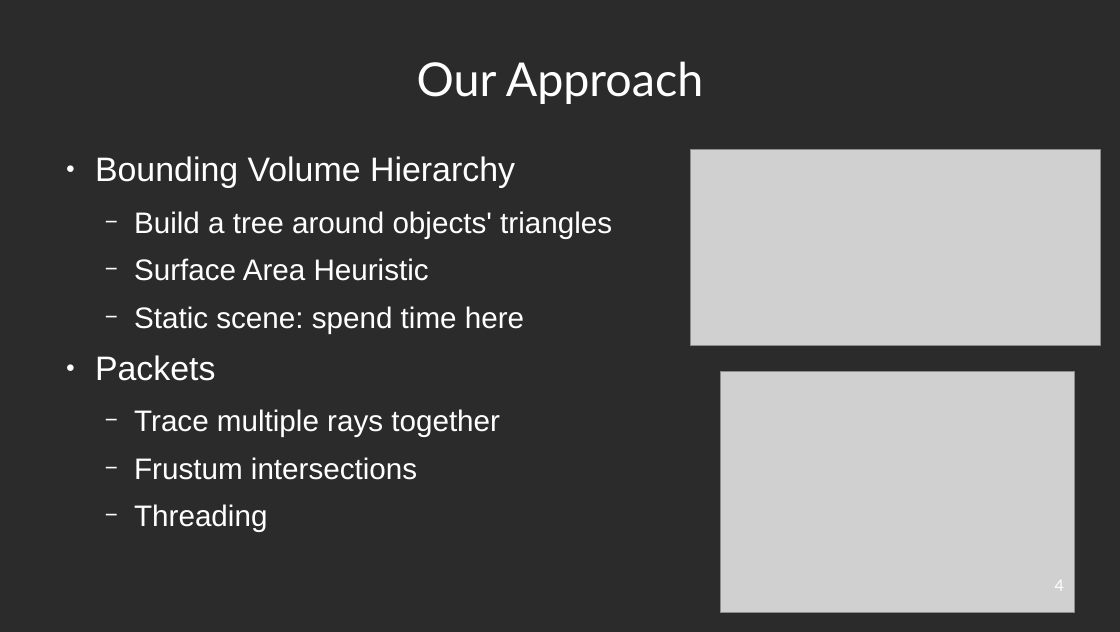
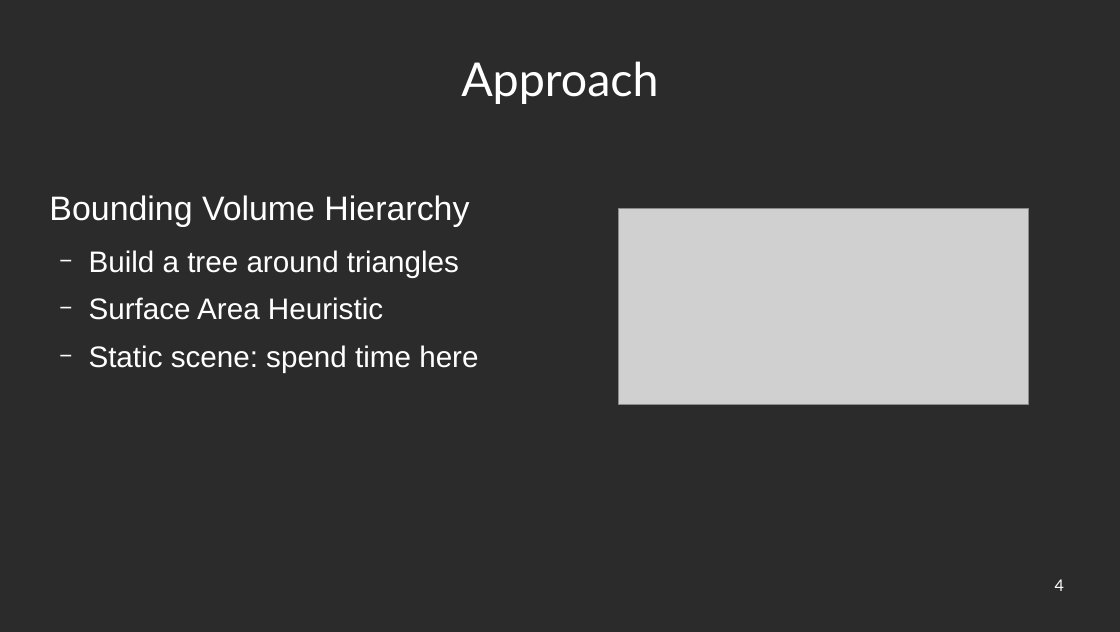
Before and after one commit to robinleegit/raytracer, a slide deck: slide 4 of presentation/presentation.odp. Drawn at 1120x632 pixels with LibreOffice and Linux fonts; fonts in the diff are those of the drawing; grey boxes stand for pictures; background and template pictures are left out; a plain dark background stands for a picture behind light text. Boxes give left, top, right and bottom in pixels: in the first picture for what was removed or moved away, otherwise in the second. Text is boxed around its words. In the diff, an @@ line names an element or a change of style, - is before the commit and + after.

Commit message:
Presentation update

```diff
--- a/presentation/presentation.odp
+++ b/presentation/presentation.odp
@@ title at [461,61,658,104]: text changed @@
-Our Approach
+Approach
@@ text "Bounding Volume Hierarchy": place and size @@
-text "Bounding Volume Hierarchy" at [95,156,612,532]
+text "Bounding Volume Hierarchy" at [49,195,478,373]
@@ text at [49,195,469,227]: bullet ● to none @@
@@ picture: place and size @@
-picture at [691,150,1101,345]
+picture at [619,208,1029,404]
@@ text at [89,250,459,277]: text changed @@
-  − Build a tree around objects' triangles
+  − Build a tree around triangles
@@ text at [95,355,500,532]: paragraphs removed @@
-● Packets
-  − Trace multiple rays together
-  − Frustum intersections
-  − Threading
@@ picture removed at [720,371,1075,613] @@
```
Also in this commit, not shown: 1 other slide changed, 1 slide added, 1 other file.
